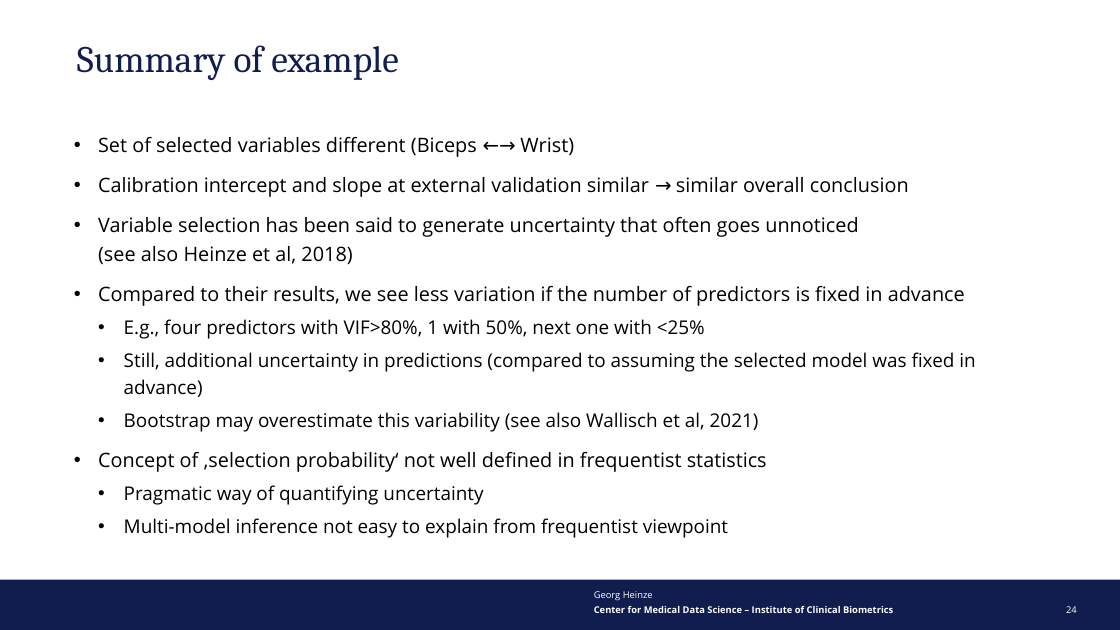
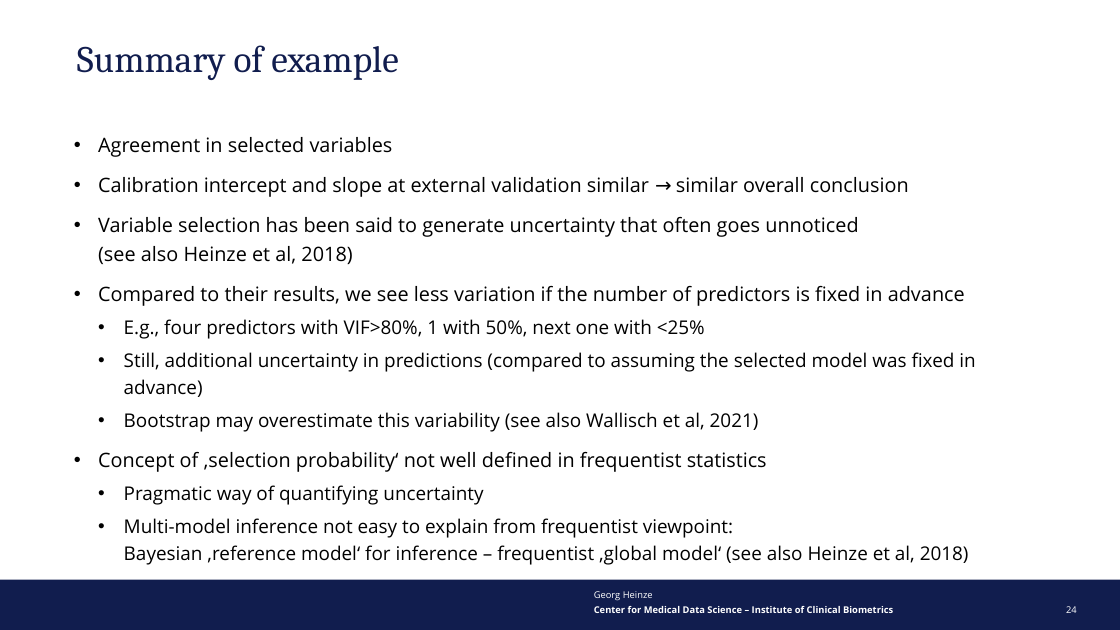
Before and after one commit to aliaksah/Bayes_for_STRATOS, a slide deck: slide 24 of Task Bodyfat/Simplified/TalkROeS/2025-09 Roes B-F_MN_20250905.pptx. Drawn at 1120x630 pixels with LibreOffice and Linux fonts; fonts in the diff are those of the drawing; background and template pictures are left out. Boxes give left, top, right and bottom in pixels: in the first picture for what was removed or moved away, otherwise in the second. Text is boxed around its words. In the diff, an @@ line names an element or a change of style, - is before the commit and + after.

```diff
--- a/Task Bodyfat/Simplified/TalkROeS/2025-09 Roes B-F_MN_20250905.pptx
+++ b/Task Bodyfat/Simplified/TalkROeS/2025-09 Roes B-F_MN_20250905.pptx
@@ text at <box>98,137,393,157</box>: text changed @@
-• Set of selected variables different (Biceps ←→ Wrist)
+• Agreement in selected variables
@@ text at <box>124,518,969,565</box>: text changed @@
-  • Multi-model inference not easy to explain from frequentist viewpoint
+  • Multi-model inference not easy to explain from frequentist viewpoint:
+    Bayesian ‚reference model‘ for inference – frequentist ‚global model‘ (see also Heinze et al, 2018)
```
Also in this commit, not shown: 2 other slides changed.
